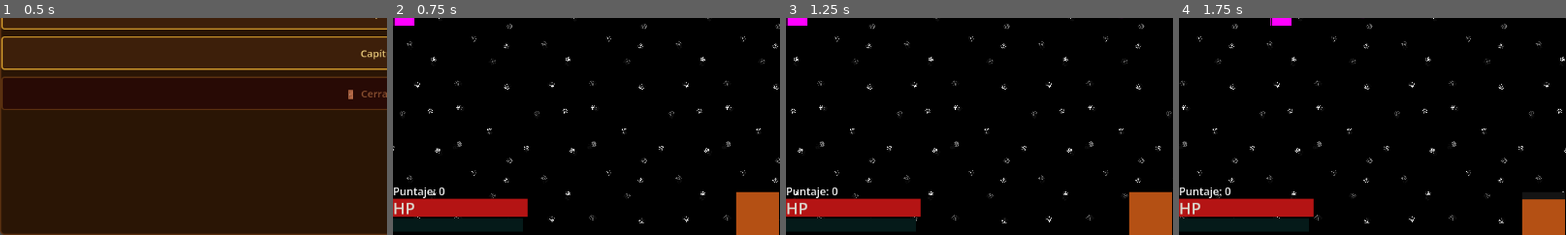
Above: before the commit, frames 1-4 (left to right).
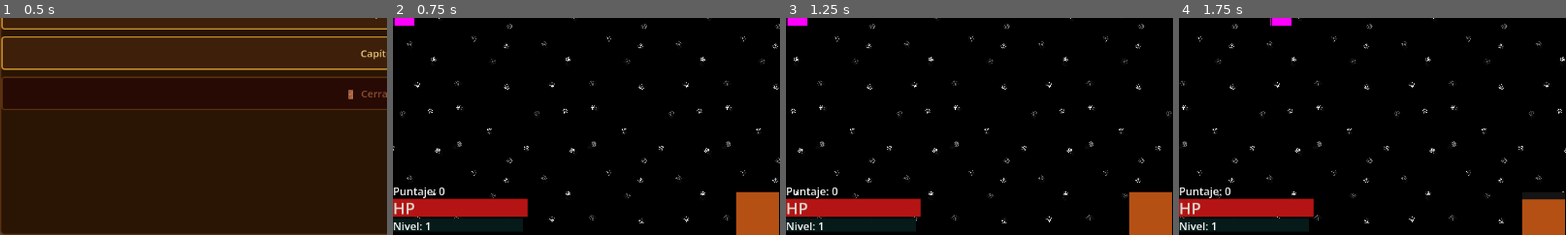
Above: after the commit, the same moments.

Repository: wfeboSKL/tales-for-the-asleep
Game: Godot game, scene res://scenes/Menu/Mewou.tscn
Two runs of this game, one before a commit and one after it. Both use one fixed random seed, a clock stepped at 60 frames per second and the inputs below.
Inputs:
- Up to frame 1 (0.5 s): no input
- Up to frame 2 (0.75 s): click "Capítulo I" at 0.5 s
- Up to frame 3 (1.25 s): no input
- Up to frame 4 (1.75 s): tap Enter at 1.25 s; hold D (move_right) from 1.28 s (still down); hold K (shoot) from 1.28 s (still down); tap Space at 1.52 s
The pictures show only the part of the screen within x 0-50%, y 50-100%; the shares and areas given below are measured in that part.

Frame 1 is identical in both runs. In frame 2, 0.2% of the frame differs, in the area x 0-10%, y 94-98%; in frame 3, 0.2%; in frame 4, 0.2%.

Commit message:
Mejora pasiva de velocidad de disparo al subir de nivel | Trabajado en PC_FEBO

Diff:
--- a/game_data.gd
+++ b/game_data.gd
@@ -13,6 +13,9 @@
 var player_level = 1
 var xp_to_next_level = 50
 
+#Velocidad de disparo del jugador
+var shoot_speed = 0.1
+
 # -- FUNCIÓN PARA SUBIR DE NIVEL --
 func level_up():
 	player_level += 1
@@ -20,6 +23,9 @@
 	xp_to_next_level = 50 * player_level
 	# Se avisa que el XP cambió tras subir de nivel
 	xp_changed.emit(player_xp, xp_to_next_level)
+	# Mejorar velocidad de disparo con cada nivel, mínimo 0.05
+	shoot_speed = clamp(shoot_speed - 0.005, 0.05, 0.1)
+	print("Shoot rate: ",shoot_speed)
 
 # -- SEÑAL DE XP --
 signal xp_changed(current_xp, max_xp)
@@ -44,3 +50,4 @@
 	player_xp = 0
 	player_level = 1
 	xp_to_next_level = 50
+	shoot_speed = 0.1
--- a/scenes/demolevel/hud.gd
+++ b/scenes/demolevel/hud.gd
@@ -1,4 +1,5 @@
 extends CanvasLayer
+@onready var xp_label = $XPBar/XPLabel
 
 func _ready():
 	# Al iniciar, conectar la señal xp_changed de GameData a esta función
@@ -11,3 +12,4 @@
 func _on_xp_changed(current_xp, max_xp):
 	$XPBar.value = current_xp
 	$XPBar.max_value = max_xp
+	xp_label.text = "Nivel: " + str(GameData.player_level)
--- a/scenes/demolevel/level.tscn
+++ b/scenes/demolevel/level.tscn
@@ -126,6 +126,12 @@
 max_value = 50.0
 show_percentage = false
 
+[node name="XPLabel" type="Label" parent="HUD/XPBar" unique_id=1357468218]
+layout_mode = 0
+offset_right = 123.0
+offset_bottom = 23.0
+text = "Nivel: 1"
+
 [node name="SkillBar" type="HBoxContainer" parent="HUD" unique_id=395591379]
 anchors_preset = 7
 anchor_left = 0.5
--- a/scenes/player/player.gd
+++ b/scenes/player/player.gd
@@ -77,7 +77,7 @@
 		#Esto añade la bala como un nodo hijo al Player
 		get_parent().add_child(bullet)
 		#Se reinicia el cooldown de la bala para que en los siguientes frames se resta por delta
-		shoot_cooldown = 0.1
+		shoot_cooldown = GameData.shoot_speed
 	melee_cooldown -= delta
 	if Input.is_action_just_pressed("melee") and melee_cooldown <= 0:
 		var melee = MELEE.instantiate()
